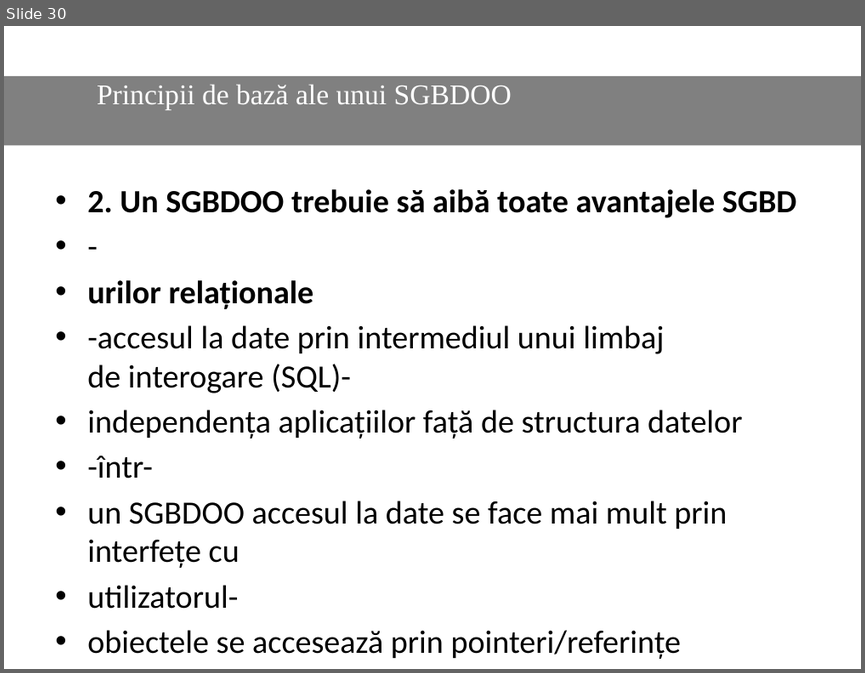
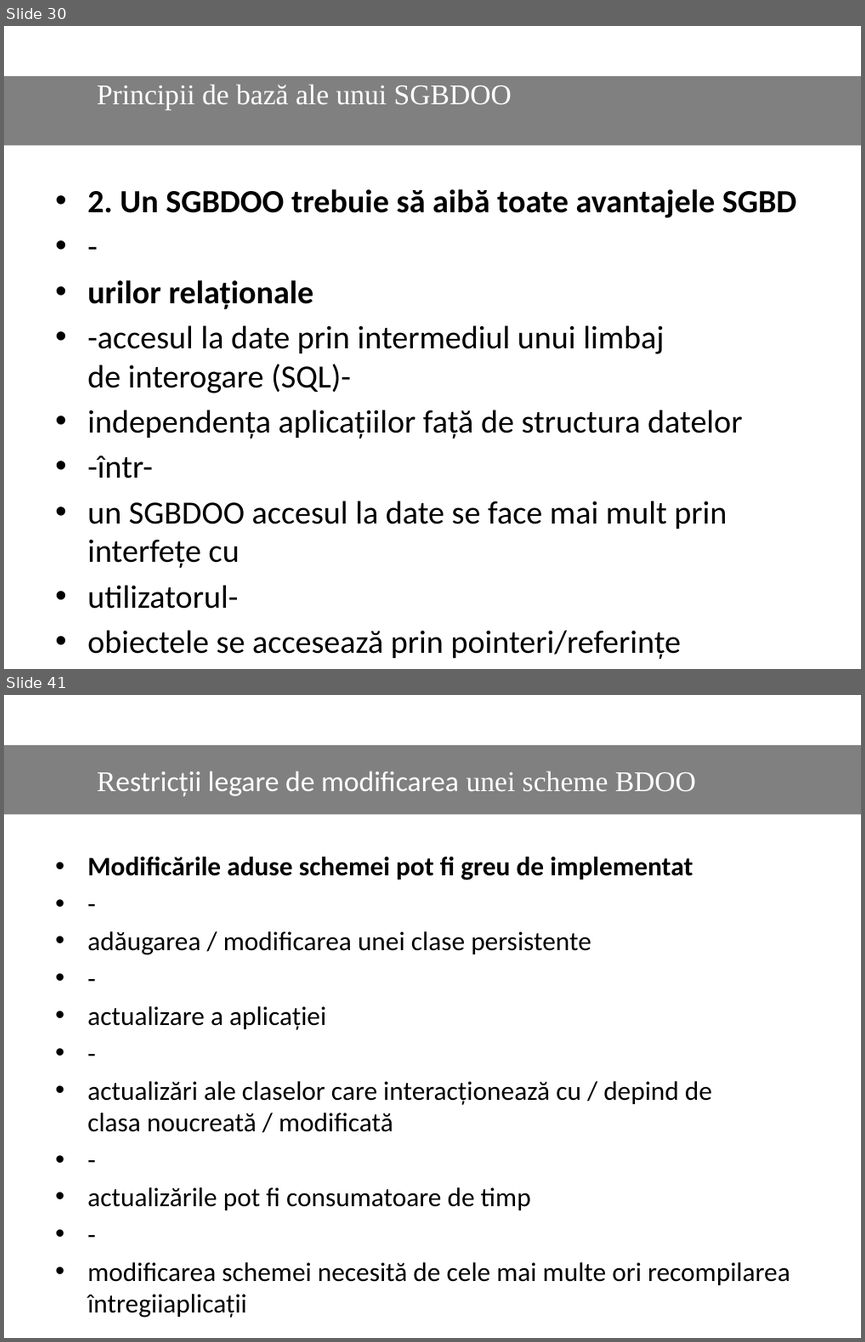
Before and after one commit to Dani25/BDOO, a slide deck: bdoo.pptx. Shown one above the other, each under a label of ours: slide 30 before the commit, slides 30 and 41 after it; the slides between them are not shown. The pictures are 865x673 and 865x1342 pixels, drawn with LibreOffice and Linux fonts; fonts in the diff are those of the drawing. Boxes give left, top, right and bottom in pixels: in the first picture for what was removed or moved away, otherwise in the second. Text is boxed around its words. In the diff, an @@ line names an element or a change of style, - is before the commit and + after.

```diff
--- a/bdoo.pptx
+++ b/bdoo.pptx
@@ slide 41 added at [4, 695, 861, 1338], background #FFFFFF @@
@@ rectangle added at [4, 744, 861, 814], fill #808080, 24 pt, text #FFFFFF @@
+Restricții legare de modificarea unei scheme BDOO
@@ text added at [87, 857, 790, 1285], 22.4 pt, text #000000 @@
+• Modificările aduse schemei pot fi greu de implementat
+• -
+• adăugarea / modificarea unei clase persistente
+• -
+• actualizare a aplicației
+• -
+• actualizări ale claselor care interacționează cu / depind de clasa noucreată / modificată
+• -
+• actualizările pot fi consumatoare de timp
+• -
+• modificarea schemei necesită de cele mai multe ori recompilarea întregiiaplicații
```
Also in this commit, not shown: 13 other slides added, 2 slides removed.
